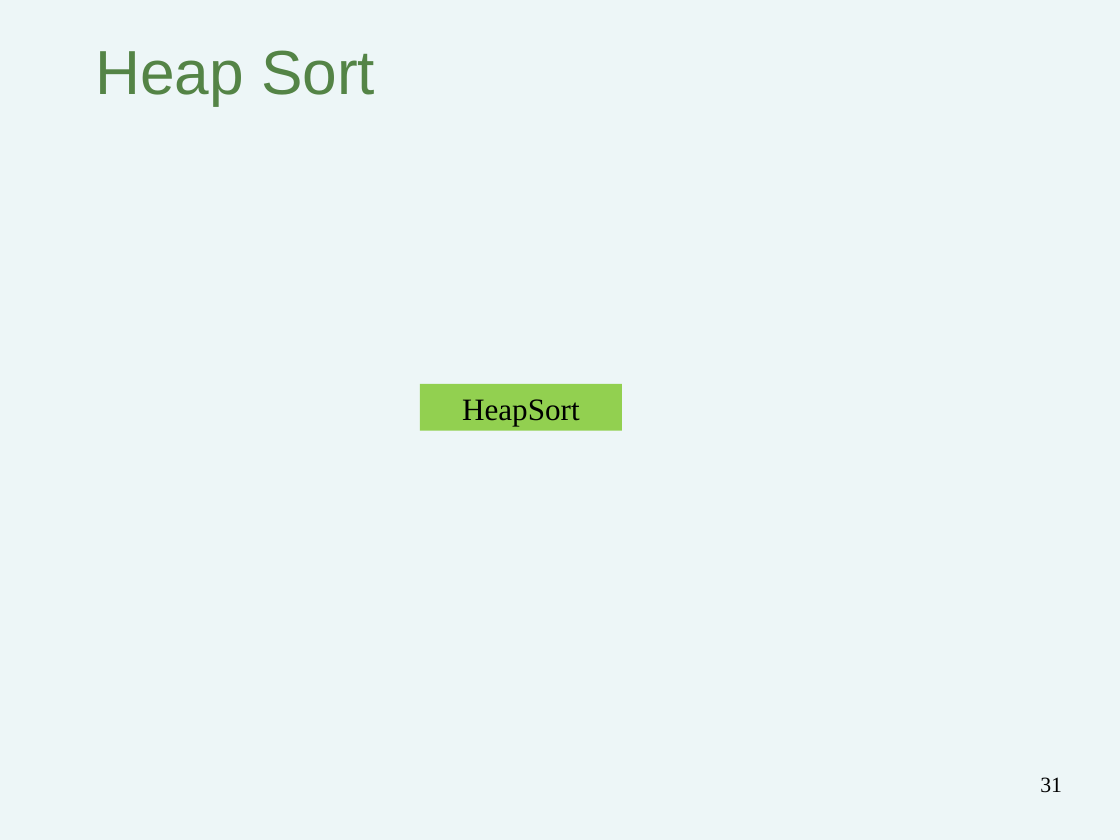
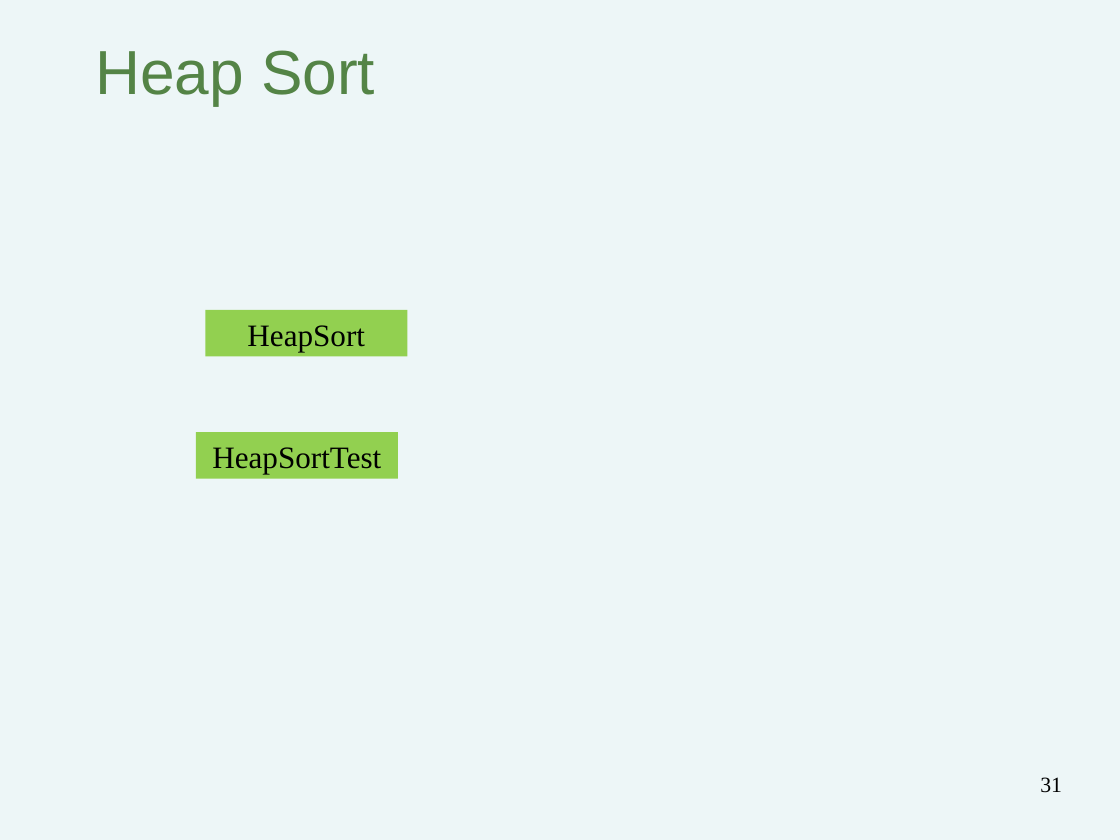
Before and after one commit to bzartoshty/bzartoshty.github.io, a slide deck: slide 31 of COMP182/Lectures/Lecture11/Lecture11-PQ.pptx. Drawn at 1120x840 pixels with LibreOffice and Linux fonts; fonts in the diff are those of the drawing. Boxes give left, top, right and bottom in pixels: in the first picture for what was removed or moved away, otherwise in the second. Text is boxed around its words. In the diff, an @@ line names an element or a change of style, - is before the commit and + after.

```diff
--- a/COMP182/Lectures/Lecture11/Lecture11-PQ.pptx
+++ b/COMP182/Lectures/Lecture11/Lecture11-PQ.pptx
@@ rectangle "HeapSort" moved from (x1=420, y1=384, x2=622, y2=431) to (x1=205, y1=310, x2=407, y2=357) @@
@@ rectangle added at (x1=196, y1=432, x2=398, y2=479), fill #92D050, 20 pt, text #000000 @@
+HeapSortTest
```
Also in this commit, not shown: 2 other slides changed, 1 other file.
